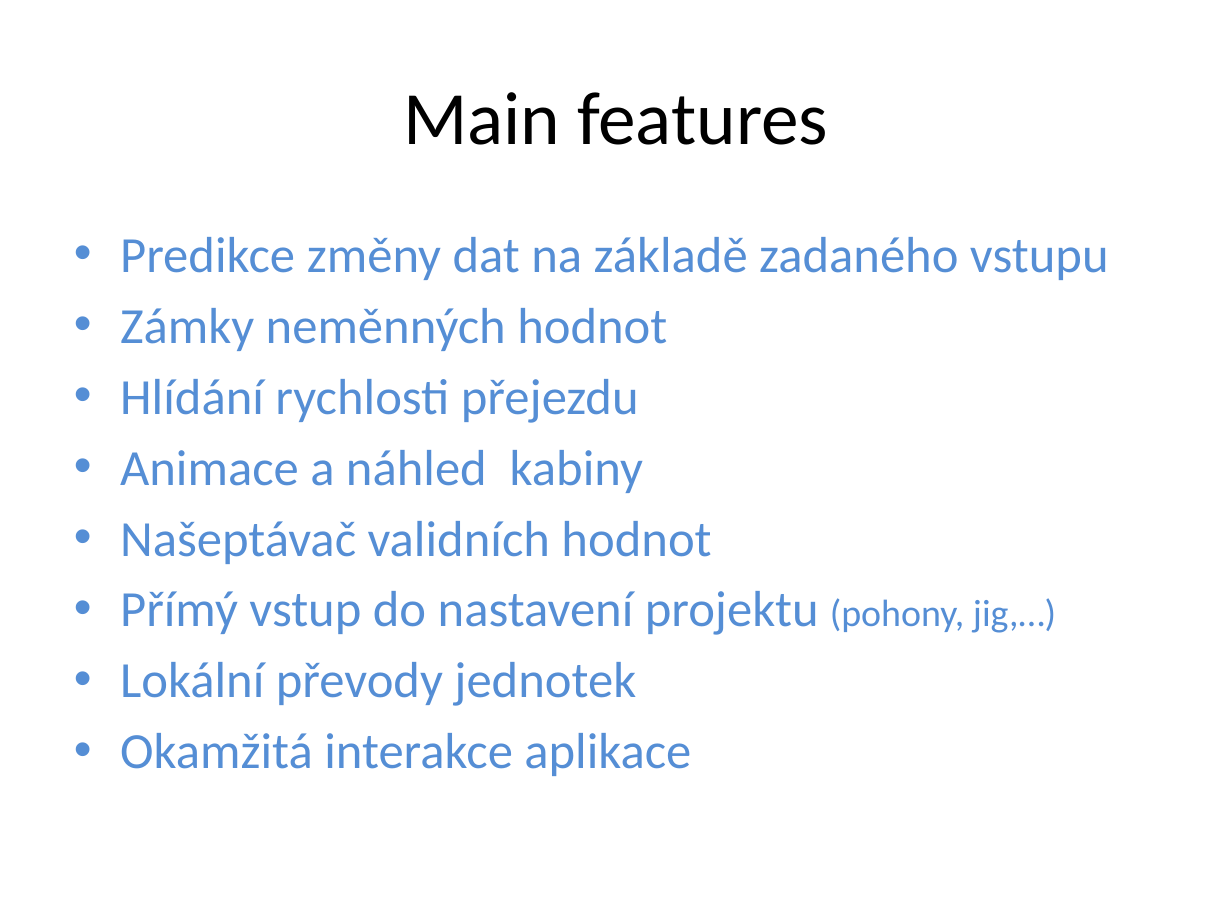
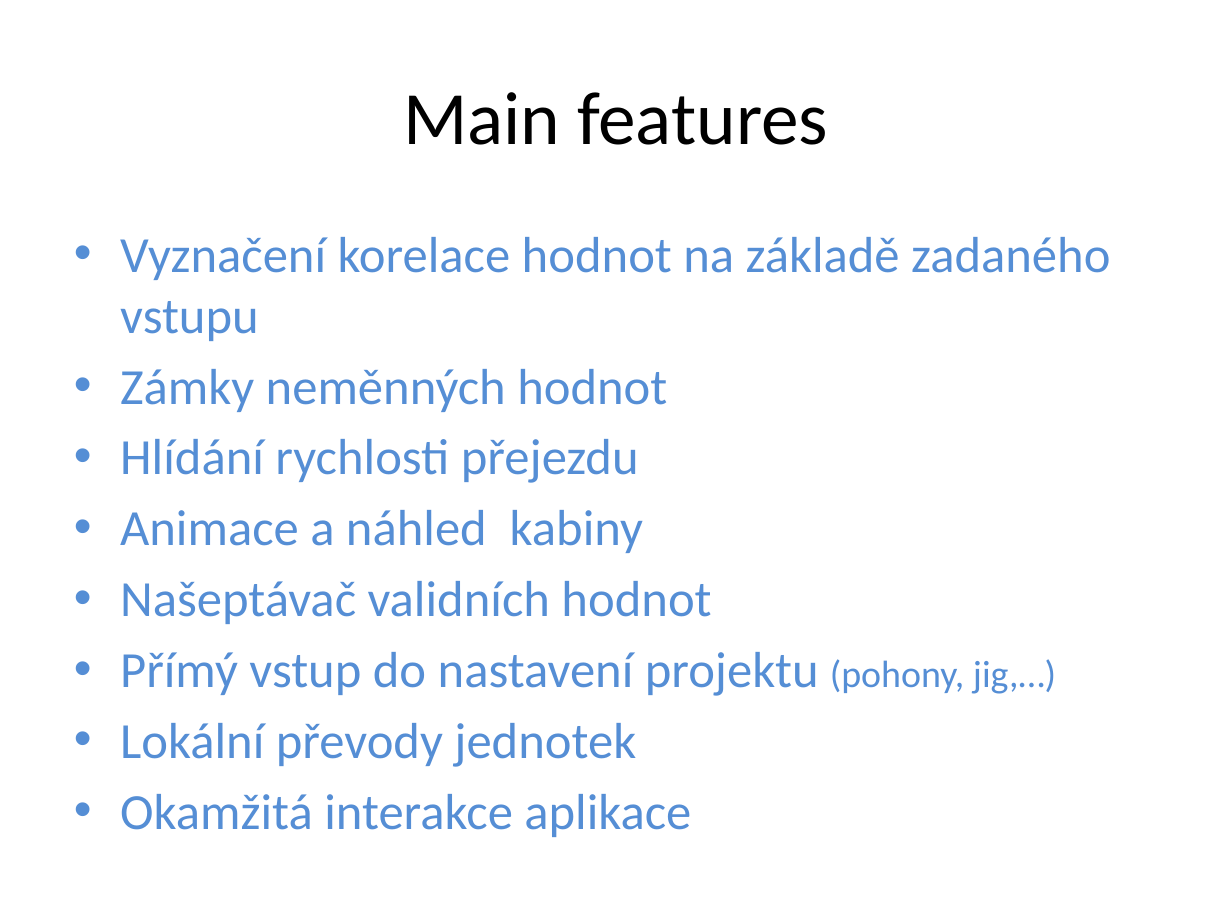
Before and after one commit to bravesoftdz/TISPL_v2, a slide deck: slide 2 of DOC/TISPL_features.pptx. Drawn at 1232x924 pixels with LibreOffice and Linux fonts; fonts in the diff are those of the drawing. Boxes give left, top, right and bottom in pixels: in the first picture for what was removed or moved away, otherwise in the second. Text is boxed around its words. In the diff, an @@ line names an element or a change of style, - is before the commit and + after.

```diff
--- a/DOC/TISPL_features.pptx
+++ b/DOC/TISPL_features.pptx
@@ text at (x1=120, y1=237, x2=1110, y2=341): text changed @@
-• Predikce změny dat na základě zadaného vstupu
+• Vyznačení korelace hodnot na základě zadaného vstupu
```
Also in this commit, not shown: 2 other slides changed, 22 other files.
